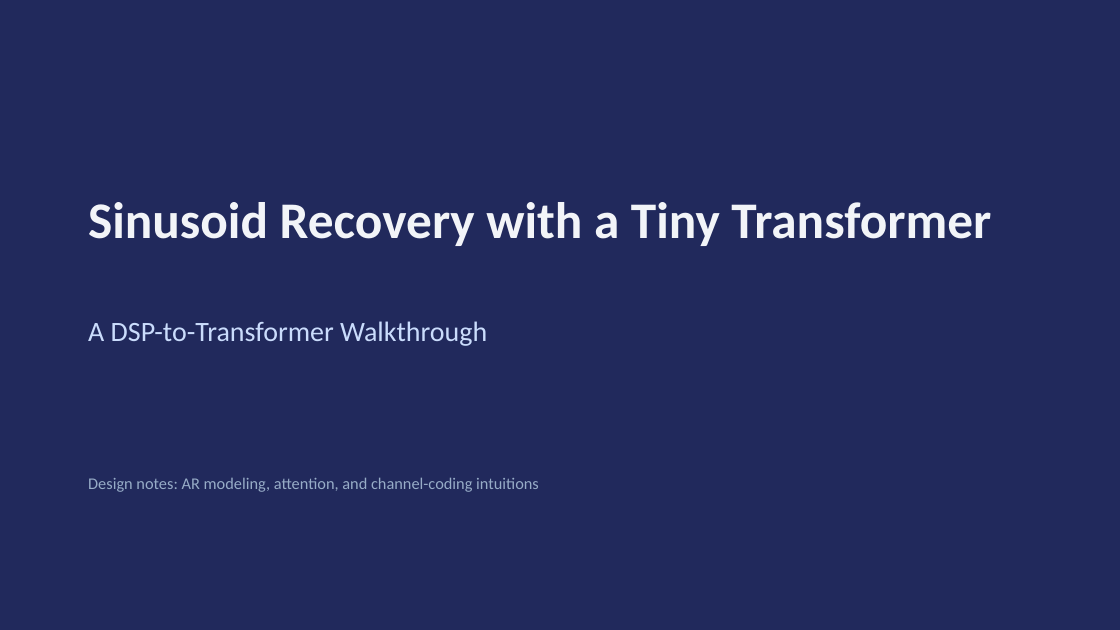
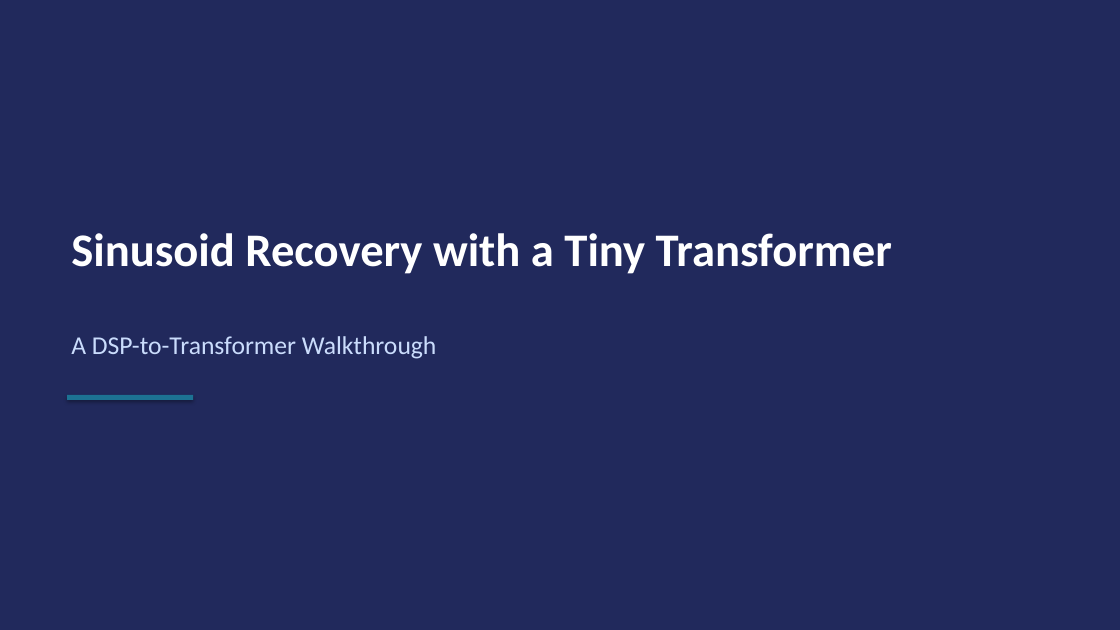
Before and after one commit to makarkul/LLMs-from-scratch, a slide deck: slide 1 of sinusoid_recovery/sinusoid_transformer_design.pptx. Drawn at 1120x630 pixels with LibreOffice and Linux fonts; fonts in the diff are those of the drawing. Boxes give left, top, right and bottom in pixels: in the first picture for what was removed or moved away, otherwise in the second. Text is boxed around its words. In the diff, an @@ line names an element or a change of style, - is before the commit and + after.

Commit message:
OFDM recovery: steps 1-3 (generator, AWGN baseline, EPA+pilots) + step 4a scaffolding
- lte_params / ofdm_signal / visualize / demo: LTE-5 MHz subframe generator
  with pilots, CP, QPSK, verified 7680 samples, round-trip ~1e-15, SNR
  calibrated to 0.03 dB of target.
- baseline_receiver + ber_sweep: classical CP-strip/FFT/QPSK-slice receiver
  with BER matching Q(sqrt(SNR)) across -2 to 12 dB.
- channel + pilots: 3GPP EPA block-fading Rayleigh, CRS-style pilot
  pattern (symbols {0,4,7,11}, every 6th SC); LS + linear-freq +
  nearest-time interp channel estimator.
- dataset / model / train / evaluate: step 4a learned receiver
  (834k-param transformer over the post-FFT grid). Smoke-tested on CPU.
  RUNPOD.md documents the 4090 training run.
- Updated sinusoid_transformer_design.pptx: added n_layers=2 rationale
  and "two heads per layer, different jobs" slides.

```diff
--- a/sinusoid_recovery/sinusoid_transformer_design.pptx
+++ b/sinusoid_recovery/sinusoid_transformer_design.pptx
@@ rectangle at (0,0,1120,630): shadow on @@
@@ text "Sinusoid Recovery with a Tiny ...": place and size @@
-text "Sinusoid Recovery with a Tiny ..." at (88,202,991,246)
+text "Sinusoid Recovery with a Tiny ..." at (71,233,892,274)
@@ text "Sinusoid Recovery with a Tiny ..." at (71,233,892,274): size 44 to 40 pt, text colour #F2F4F8 to #FFFFFF @@
@@ text "A DSP-to-Transformer Walkthrough": place and size @@
-text "A DSP-to-Transformer Walkthrough" at (88,321,487,346)
+text "A DSP-to-Transformer Walkthrough" at (71,336,437,359)
@@ text "A DSP-to-Transformer Walkthrough" at (71,336,437,359): size 24 to 22 pt @@
@@ rectangle added at (67,395,193,400), fill #1C7293 @@
@@ text removed at (88,477,539,492) @@
-Design notes: AR modeling, attention, and channel-coding intuitions
```
Also in this commit, not shown: 3 other slides changed, 14 slides added, 16 slides removed, 22 other files.
